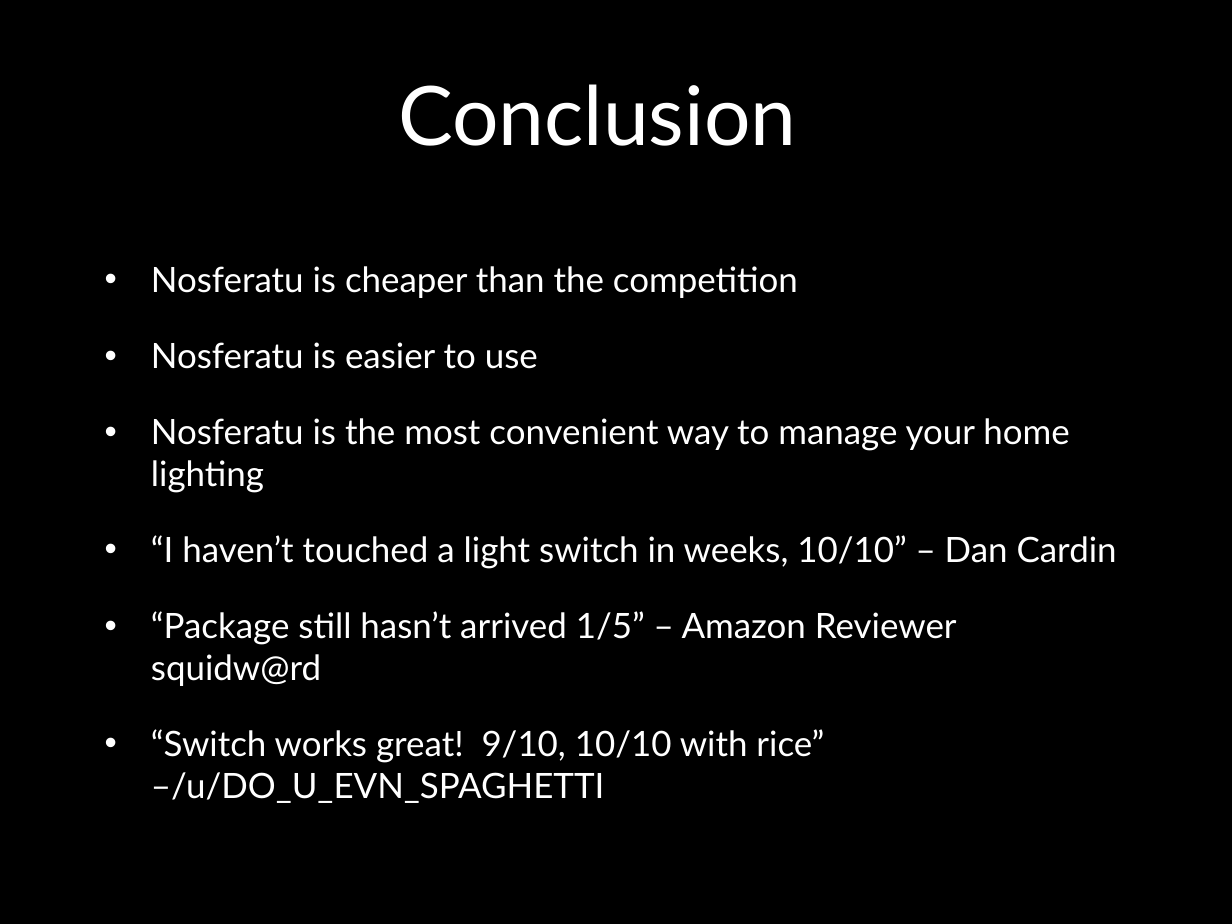
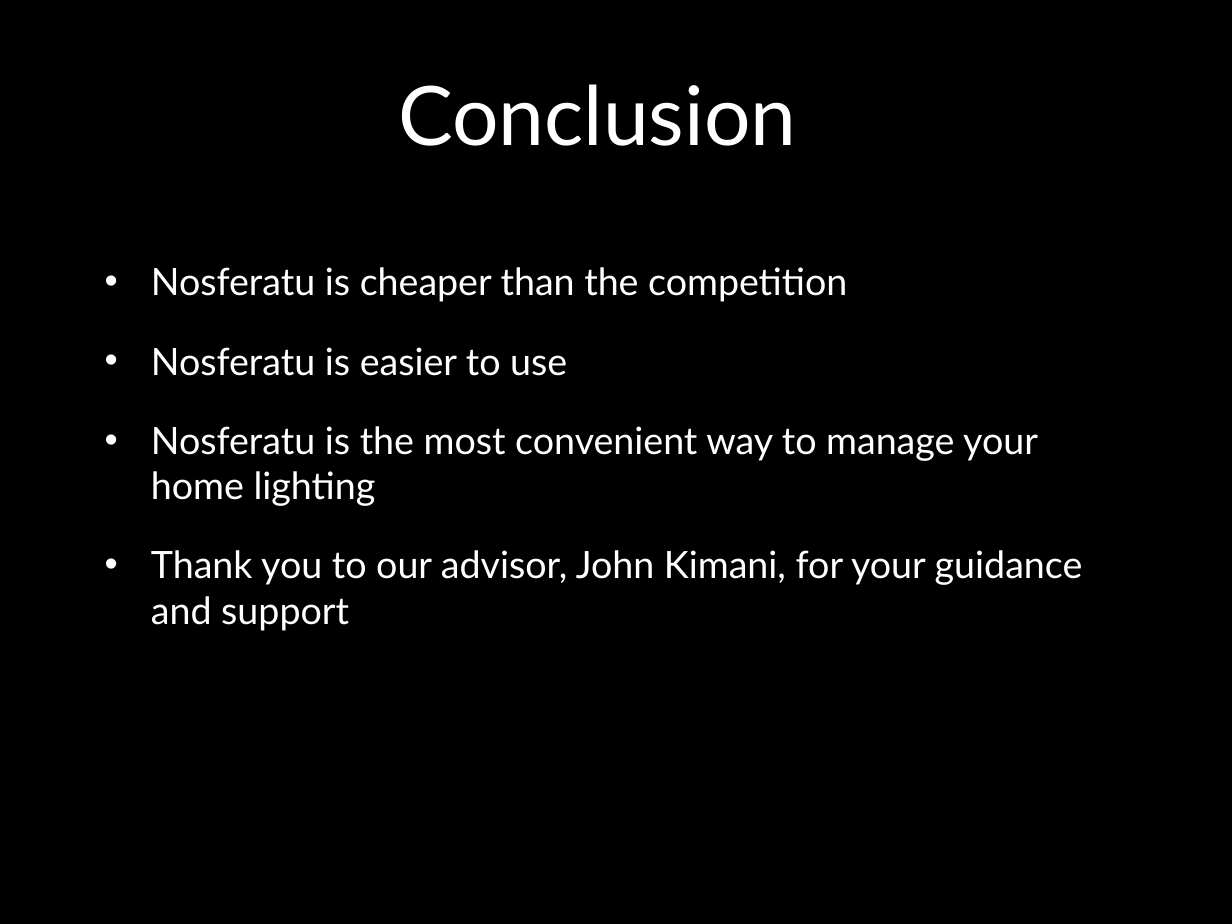
Before and after one commit to cojoigo/Capstone, a slide deck: slide 9 of Final Documents/Final Presentation.pptx (slide 10 before the commit). Drawn at 1232x924 pixels with LibreOffice and Linux fonts; fonts in the diff are those of the drawing; background and template pictures are left out. Boxes give left, top, right and bottom in pixels: in the first picture for what was removed or moved away, otherwise in the second. Text is boxed around its words. In the diff, an @@ line names an element or a change of style, - is before the commit and + after.

Commit message:
More changes to final presentation

```diff
--- a/Final Documents/Final Presentation.pptx
+++ b/Final Documents/Final Presentation.pptx
@@ text at [151,267,1038,506]: size 20.4 to 22 pt in "Nosferatu is cheaper than the competition", "Nosferatu is easier to use", "Nosferatu is the most convenient way to ..." @@
@@ text at [151,550,1083,631]: text changed; size 20.4 to 22 pt @@
-• “I haven’t touched a light switch in weeks, 10/10” – Dan Cardin
-• “Package still hasn’t arrived 1/5” – Amazon Reviewer squidw@rd
-• “Switch works great! 9/10, 10/10 with rice” –/u/DO_U_EVN_SPAGHETTI
+• Thank you to our advisor, John Kimani, for your guidance and support
```
Also in this commit, not shown: 1 other slide changed, 1 slide added, 2 slides removed.
